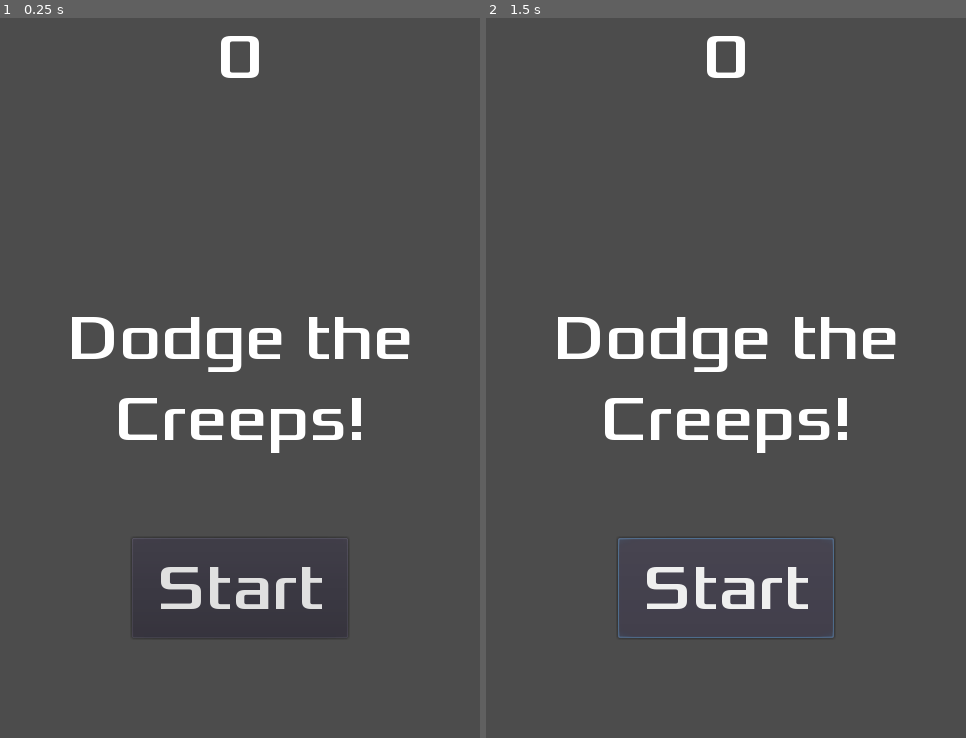
Above: before the commit, frames 1-2 (left to right).
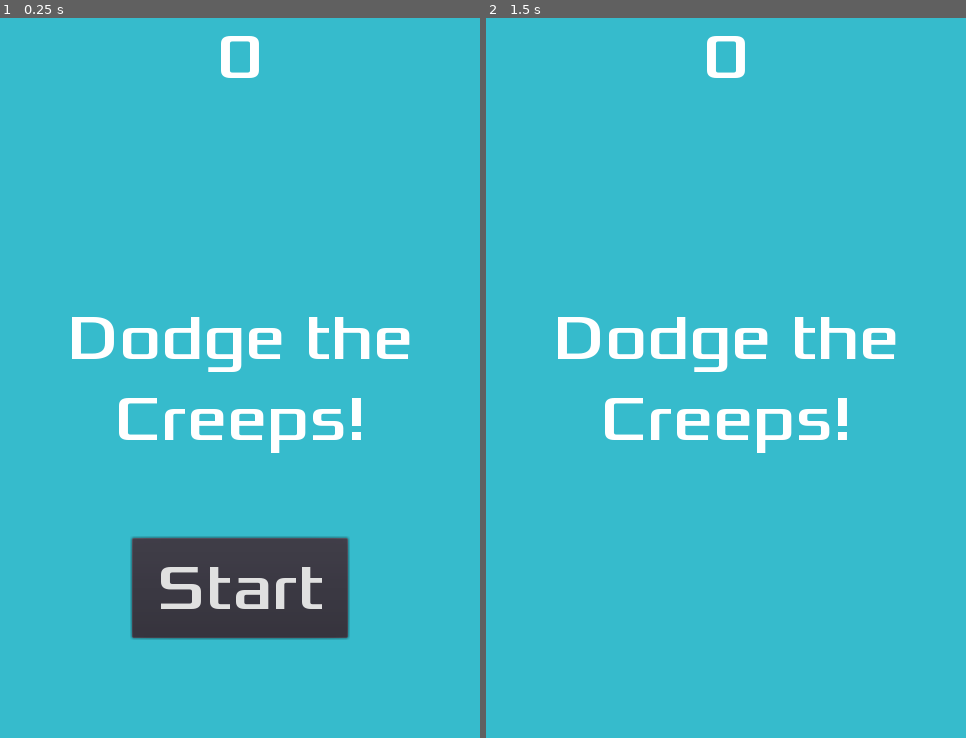
Above: after the commit, the same moments.

Repository: mbaeta8/DodgeTheCreeps_BaetaMartinezMario
Game: Godot game, scene res://Main.tscn
The game is run twice, just before and just after one commit, with the same random seed, the same clock (stepped at 60 frames per second) and the same inputs.
Inputs (mouse positions are in pixels of both pictures, inside the frame that each line leads up to):
- Up to frame 1 (0.25 s): no input
- Up to frame 2 (1.5 s): click "Start" at 0.5 s; click (726, 586) at 1.25 s, where only the run before the commit has a clickable "Start"

The runs differ from the first frame. In frame 1, 91% of the frame differs, in the area x 0-100%, y 0-100%; in frame 2, 97%.

Commit message:
Canviem el fons

Diff:
--- a/HUD.tscn
+++ b/HUD.tscn
@@ -44,3 +44,6 @@
 [node name="MessageTimer" type="Timer" parent="."]
 wait_time = 2.0
 one_shot = true
+
+[connection signal="pressed" from="StartButton" to="." method="_on_StartButton_pressed"]
+[connection signal="timeout" from="MessageTimer" to="." method="_on_MessageTimer_timeout"]
--- a/Main.tscn
+++ b/Main.tscn
@@ -13,6 +13,11 @@
 [node name="Main" type="Node"]
 script = ExtResource( 2 )
 mob_scene = ExtResource( 3 )
+
+[node name="ColorRect" type="ColorRect" parent="."]
+margin_right = 480.0
+margin_bottom = 720.0
+color = Color( 0.215686, 0.737255, 0.803922, 1 )
 
 [node name="Player" parent="." instance=ExtResource( 1 )]
 
--- a/Mob.tscn
+++ b/Mob.tscn
@@ -49,3 +49,5 @@
 shape = SubResource( 2 )
 
 [node name="VisibilityNotifier2D" type="VisibilityNotifier2D" parent="."]
+
+[connection signal="screen_exited" from="VisibilityNotifier2D" to="." method="_on_VisibilityNotifier2D_screen_exited"]
